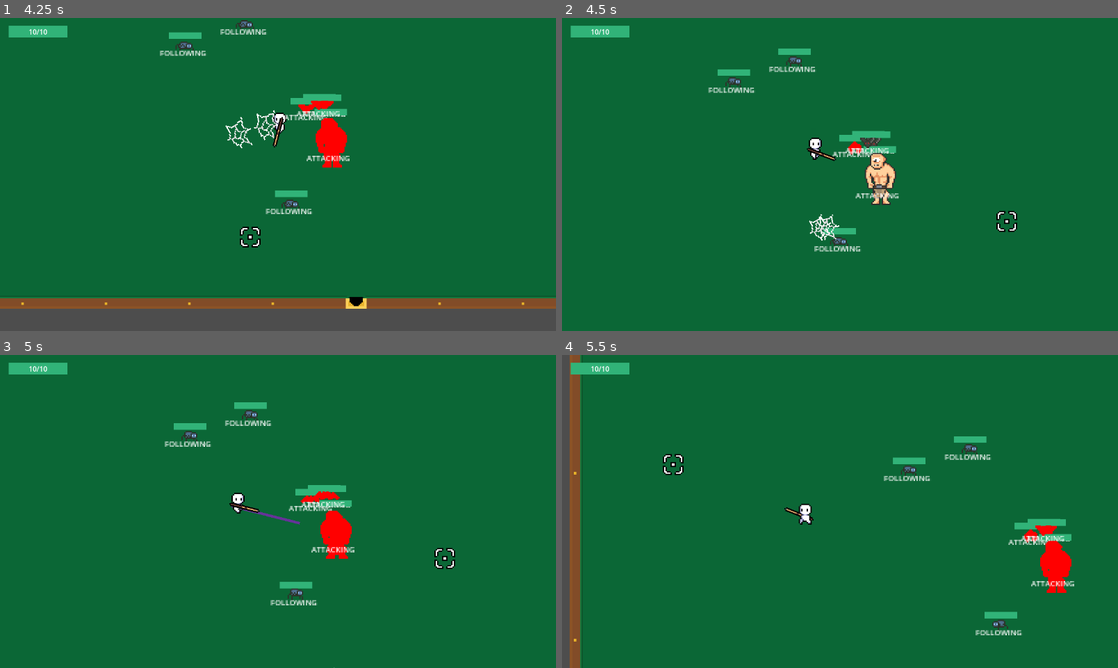
Above: before the commit, frames 1-4 (two rows, left to right).
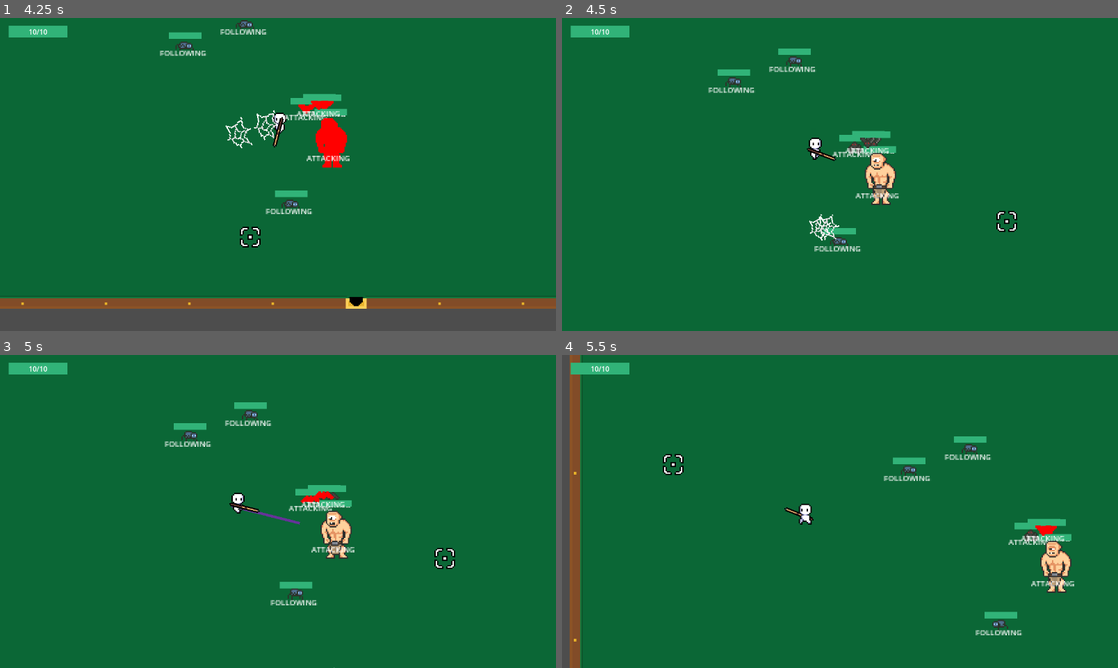
Above: after the commit, the same moments.

Repository: jelmersnippe/punching-game
Game: Godot game, scene res://tile_map_test.tscn
Two runs of this game, one before a commit and one after it. Both use one fixed random seed, a clock stepped at 60 frames per second and the inputs below.
Inputs (mouse positions are in pixels of both pictures, inside the frame that each line leads up to):
- Up to frame 1 (4.25 s): click "START" at 0.5 s; tap Enter at 1.25 s; move the mouse to (400, 158) at 1.27 s; press the mouse at (400, 158) at 1.28 s; hold D (move_right) 1.28-2.03 s; move the mouse to (166, 190) at 2.02 s; release the mouse at (166, 190) at 2.03 s; hold S (move_down) 2.03-2.78 s; click (166, 190) at 2.1 s; move the mouse to (333, 105) at 2.77 s; press the mouse at (333, 105) at 2.78 s; hold D (move_right) 2.78-3.53 s; move the mouse to (250, 237) at 3.52 s; release the mouse at (250, 237) at 3.53 s; hold W (move_up) from 3.53 s (still down); click (250, 237) at 3.6 s
- Up to frame 2 (4.5 s): move the mouse to (1006, 221) at 4.27 s; release W (move_up) at 4.28 s; press the mouse at (1006, 221) at 4.28 s; hold A (move_left) from 4.28 s (still down)
- Up to frame 3 (5 s): keep holding A (move_left)
- Up to frame 4 (5.5 s): keep holding A (move_left); move the mouse to (673, 464) at 5.02 s; release the mouse at (673, 464) at 5.03 s; click (673, 464) at 5.1 s

Frame 1 is identical in both runs. In frame 2, less than 0.1% of the frame differs, in the area x 51-54%, y 39-44%; in frame 3, 0.7%; in frame 4, 0.7%, in the area x 83-92%, y 55-76%.

Commit message:
Add speed up to charge attack flashing to indicate it will happen soon

Diff:
--- a/attacks/charge_attack.gd
+++ b/attacks/charge_attack.gd
@@ -28,17 +28,18 @@
 	can_attack = false
 	charge_timer = get_tree().create_timer(charge_time)
 	charge_timer.timeout.connect(func(): _charge(target))
-	_flash()
+	_flash(0.3)
 
-func _flash():
+func _flash(time: float):
 	if not attacking:
 		return
 
 	flash_component.flash()
 
-	if charge_timer.time_left > flash_component.flash_time * 3:
-		flash_timer = get_tree().create_timer(flash_component.flash_time * 2)
-		flash_timer.timeout.connect(_flash)
+	var next_flash_time = (time * 0.8)
+	if charge_timer.time_left > (flash_component.flash_time * 2) + next_flash_time:
+		flash_timer = get_tree().create_timer(flash_component.flash_time + next_flash_time)
+		flash_timer.timeout.connect(func(): _flash(next_flash_time))
 
 func _charge(target: Node2D):
 	if not attacking:
--- a/attacks/shockwave_attack.gd
+++ b/attacks/shockwave_attack.gd
@@ -39,17 +39,18 @@
 	can_attack = false
 	charge_timer = get_tree().create_timer(charge_time)
 	charge_timer.timeout.connect(_shockwave)
-	_flash()
+	_flash(0.4)
 
-func _flash():
+func _flash(time: float):
 	if not attacking:
 		return
 
 	flash_component.flash()
 
-	if charge_timer.time_left > flash_component.flash_time * 3:
-		flash_timer = get_tree().create_timer(flash_component.flash_time * 2)
-		flash_timer.timeout.connect(_flash)
+	var next_flash_time = (time * 0.8)
+	if charge_timer.time_left > (flash_component.flash_time * 2) + next_flash_time:
+		flash_timer = get_tree().create_timer(flash_component.flash_time + next_flash_time)
+		flash_timer.timeout.connect(func(): _flash(next_flash_time))
 
 func _shockwave():
 	if not attacking:
